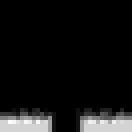
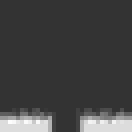
Before/after of a 132px x 132px layered artwork. What changed in the layer stack:
added layer "Layer 8" (20%) above "Layer 7" over [0, 0, 132, 132]
